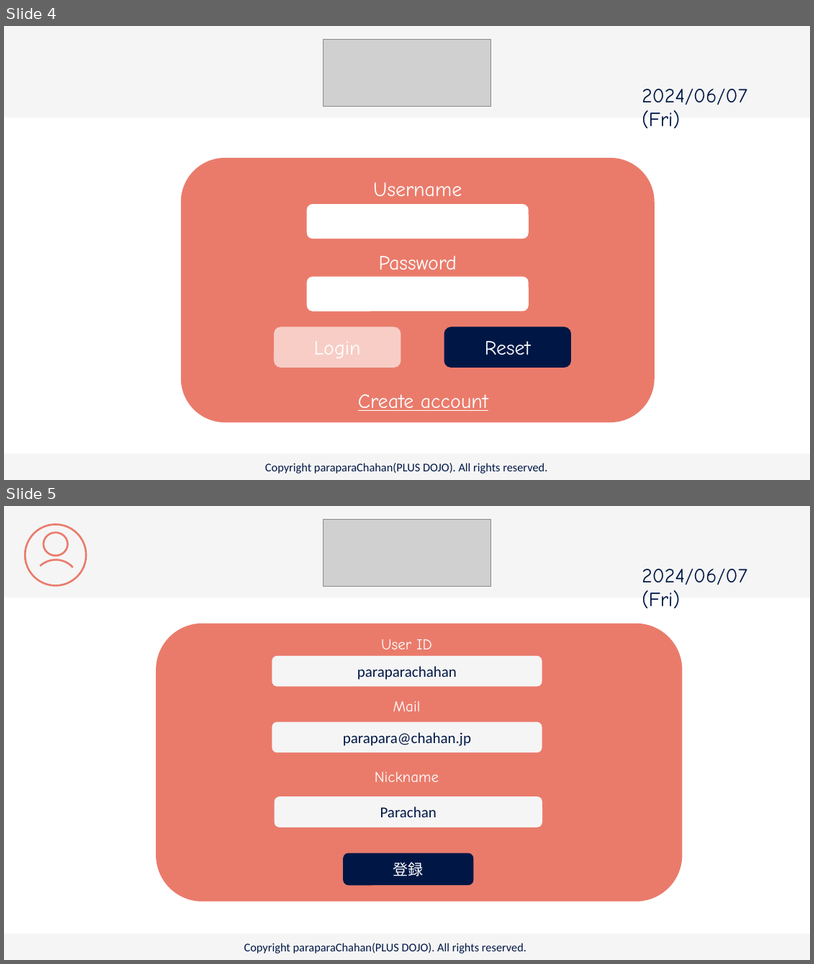
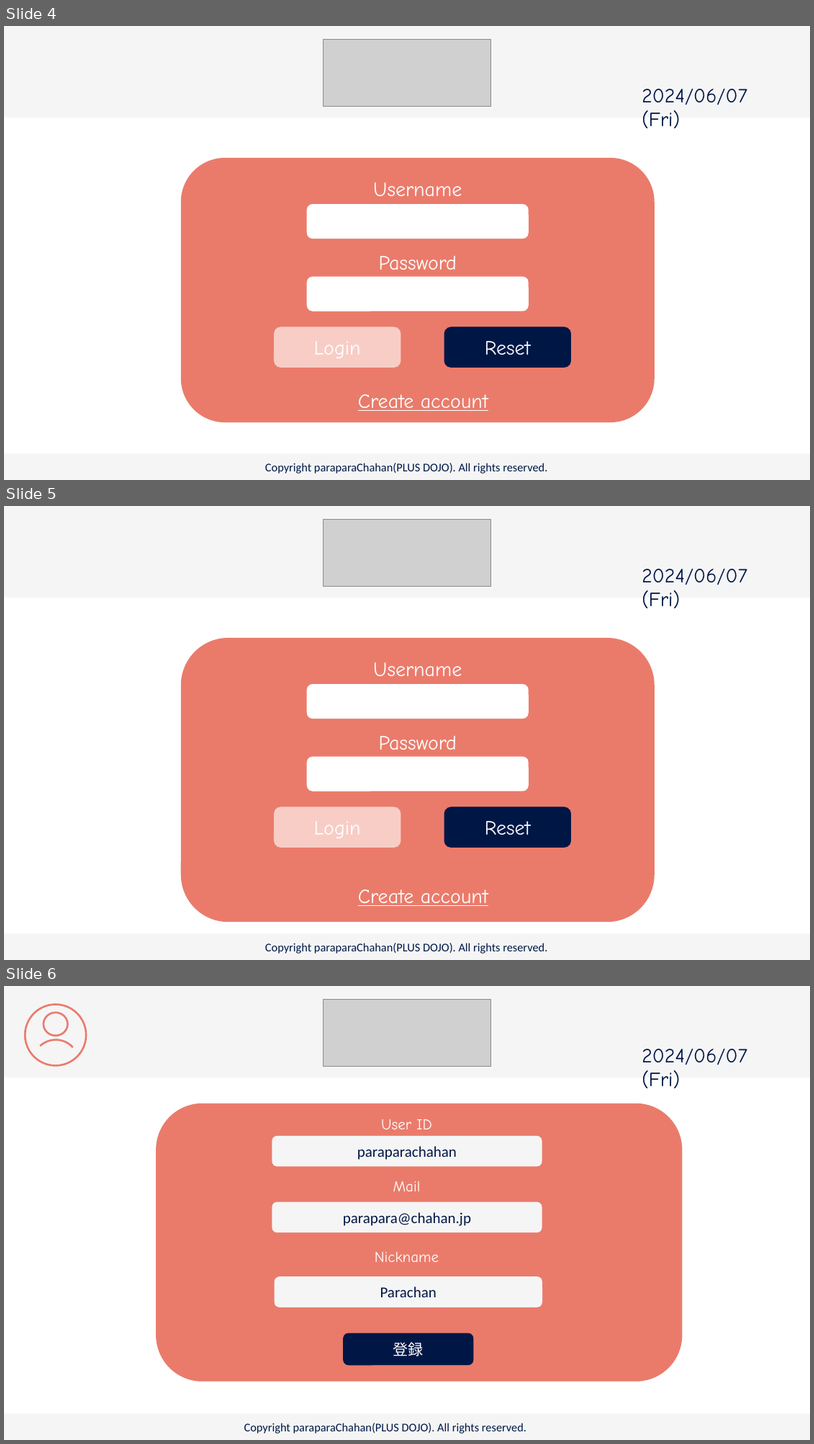
Before and after one commit to plusdojo2024/C2, a slide deck: doc/13_外部設計/famiLink 画面デザイン.pptx. Shown one above the other, each under a label of ours: slides 4 and 5 before the commit, slides 4, 5 and 6 after it. The pictures are 814x964 and 814x1444 pixels, drawn with LibreOffice and Linux fonts; fonts in the diff are those of the drawing; grey boxes stand for pictures. Boxes give left, top, right and bottom in pixels: in the first picture for what was removed or moved away, otherwise in the second. Text is boxed around its words. In the diff, an @@ line names an element or a change of style, - is before the commit and + after.

```diff
--- a/doc/13_外部設計/famiLink 画面デザイン.pptx
+++ b/doc/13_外部設計/famiLink 画面デザイン.pptx
@@ slide 5 added at (4,506,810,960), background #FFFFFF @@
@@ rectangle added at (4,506,810,598), fill #F5F5F5 @@
@@ picture added at (324,519,491,587) @@
@@ text added at (642,569,748,608), 24 pt, text #001746 @@
+2024/06/07 (Fri)
@@ rounded rectangle added at (181,638,655,921), fill #EA7B6B @@
@@ text added at (373,662,462,676), 24 pt, text #FFFFFF @@
+Username
@@ rounded rectangle added at (307,684,529,718), fill #FFFFFF @@
@@ text added at (379,736,457,750), 24 pt, text #FFFFFF @@
+Password
@@ rounded rectangle added at (307,757,529,791), fill #FFFFFF @@
@@ rounded rectangle added at (274,807,401,847), fill #F7CDC6, 24 pt, text #FFFFFF @@
+Login
@@ rounded rectangle added at (445,807,571,847), fill #001746, 24 pt, text #FFFFFF @@
+Reset
@@ text added at (358,889,489,906), 24 pt, text #FFFFFF, underline @@
+Create account
@@ rectangle added at (4,933,810,960), fill #F5F5F5 @@
@@ text added at (265,942,548,953), 14 pt, text #001746 @@
+Copyright paraparaChahan(PLUS DOJO). All rights reserved.
@@ what was slide 5 is now slide 6 @@
```
Also in this commit, not shown: 1 slide changed.
